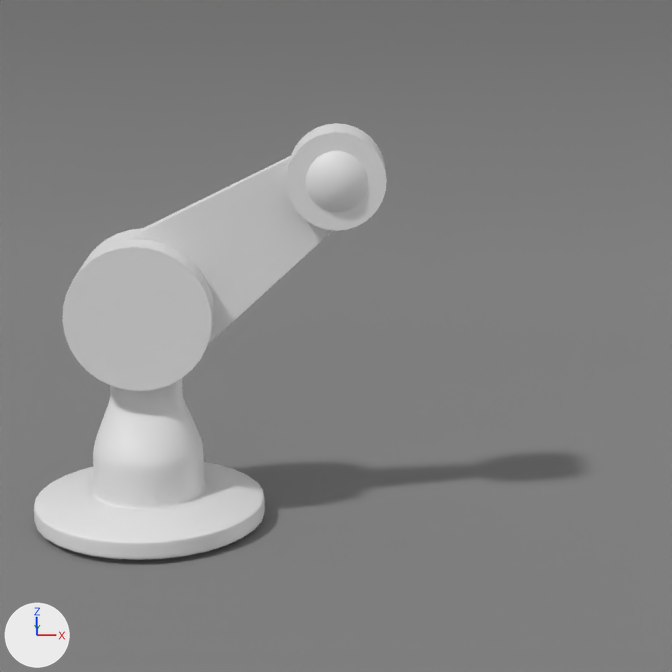
The Blender file apps/src/builder.blend, before and after one commit.
One viewpoint serves both versions: the file's camera 'Camera'. The lights are fixed; the arrows at lower left show +X, +Y and +Z.
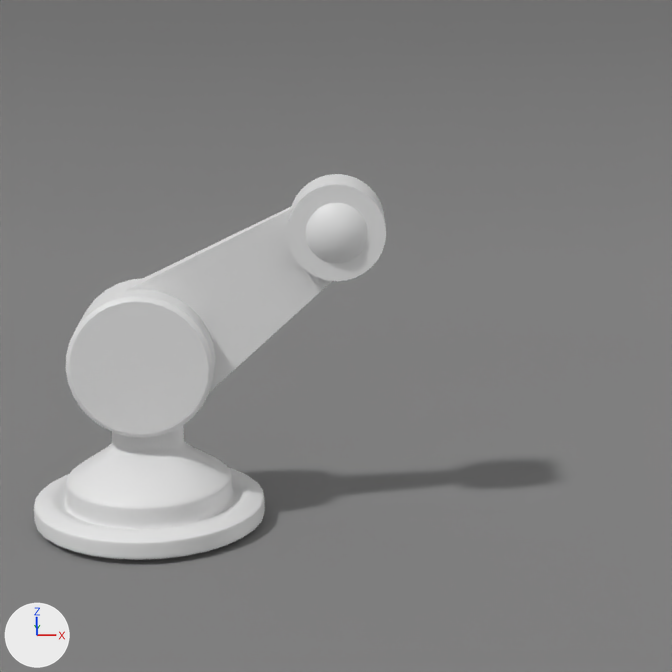
Commit message: / ‘apps/src/builder.blend’

Edits to the bpy script that builds the scene:
```text
Change me_circle_003:
    used by ob_circle; location = (-0.644, -0.229, 0.657); rotation_euler = (0.0, 0.0, -1.957), in degrees (0, 0, -112); scale = (0.642, 0.642, 0.642)
    remove me_circle_003.from_pydata(...)  # 105 vertices, 104 faces; spans x -1.0..1.0, y -1.0..1.0, z 0.0..1.49
    add me_circle_003.from_pydata(...)  # 105 vertices, 104 faces; spans x -1.0..1.0, y -1.0..1.0, z 0.0..1.1
    me_circle_003 part 1: 64 of 105 vertices moved; they spanned x -0.55..0.55, y -0.55..0.55, z 0.2..1.49 and now span x -0.83..0.83, y -0.83..0.83, z 0.11..1.1; mean shift (0.0, 0.0, -0.23); largest move (0.0, 0.31, 0.97) -> (0.0, 0.31, 0.59)
Change ob_cylinder:
    ob_cylinder.location: (-0.656, -0.202, 1.736) -> (-0.656, -0.202, 1.488)
```

Pixel boxes (x1, y1, x2, y2) of what changed, in the pictures (672 x 672 px; the box of a moved part takes in the faces that stretch with it):
'Cylinder', moved
    before: (62, 123, 387, 391)
    after: (66, 174, 386, 438)
'Circle', reshaped (26% shorter)
    before: (34, 378, 265, 560)
    after: (34, 426, 265, 560)
part 1 of me_circle_003, moved or reshaped
    before: (51, 378, 252, 529)
    after: (51, 426, 257, 529)
